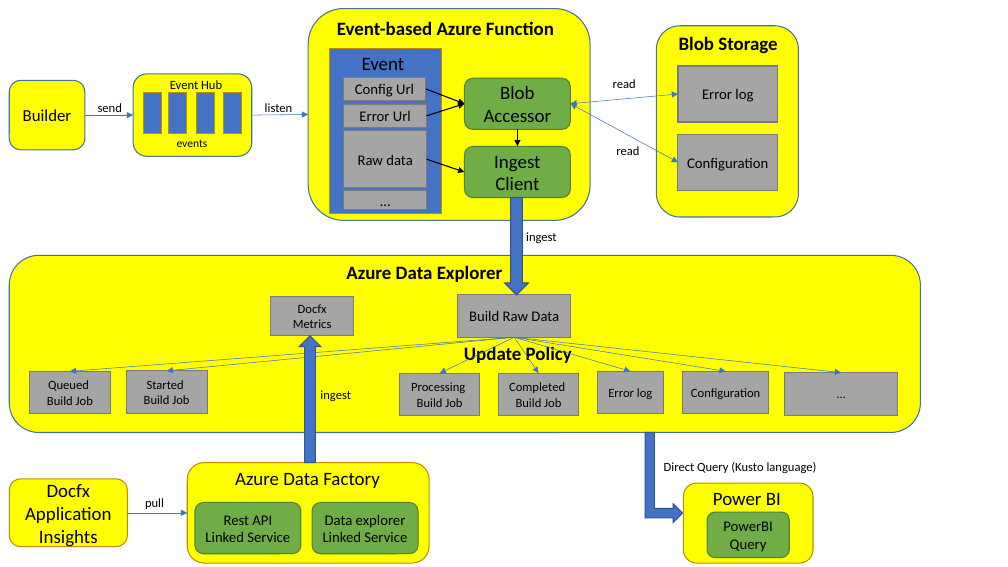
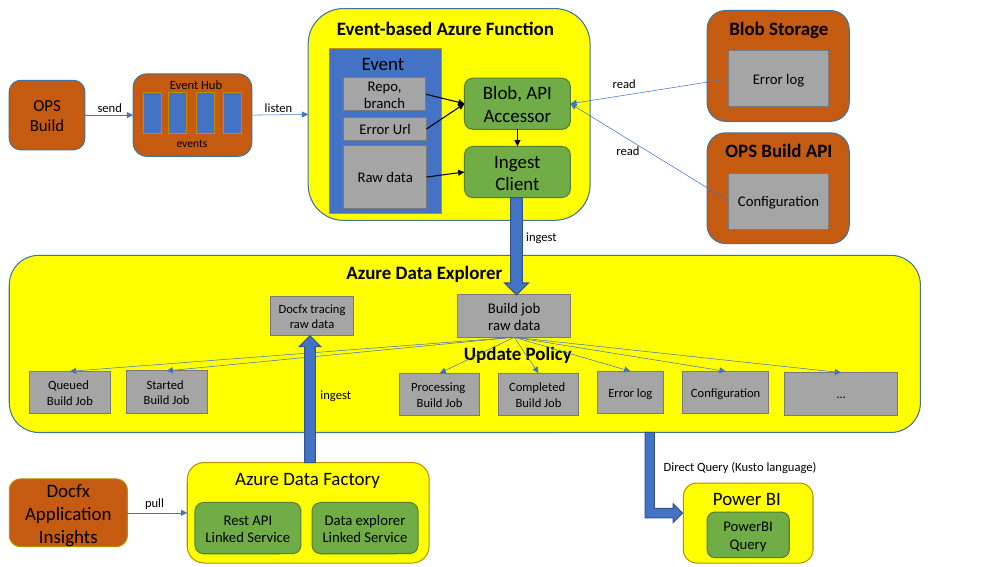
Before and after one commit to smartczh/gourp-report-files, a slide deck: slide 1 of Materials/Presentation1.pptx. Drawn at 1008x567 pixels with LibreOffice and Linux fonts; fonts in the diff are those of the drawing. Boxes give left, top, right and bottom in pixels: in the first picture for what was removed or moved away, otherwise in the second. Text is boxed around its words. In the diff, an @@ line names an element or a change of style, - is before the commit and + after.

Commit message:
modify ppt

```diff
--- a/Materials/Presentation1.pptx
+++ b/Materials/Presentation1.pptx
@@ fill #FFFF00 to #C55A11 in 4 elements at box(9, 479, 127, 547), box(133, 74, 252, 157), box(9, 80, 85, 150), box(707, 11, 849, 122) @@
@@ rounded rectangle: place and size @@
-rounded rectangle at box(656, 26, 799, 217)
+rounded rectangle at box(707, 11, 849, 122)
@@ text "Blob Storage": place and size @@
-text "Blob Storage" at box(679, 36, 777, 54)
+text "Blob Storage" at box(729, 21, 828, 38)
@@ rectangle "Error log": place and size @@
-rectangle "Error log" at box(678, 66, 778, 122)
+rectangle "Error log" at box(729, 51, 829, 107)
@@ rectangle "Repo, branch": place and size @@
-rectangle "Repo, branch" at box(343, 78, 426, 101)
+rectangle "Repo, branch" at box(343, 78, 426, 111)
@@ text in rectangle at box(364, 81, 405, 113): text changed @@
-Config Url
+Repo, branch
@@ text in rounded rectangle at box(483, 86, 551, 101): text changed @@
-Blob
+Blob, API
@@ double arrow moved from (571, 104) - (678, 94) to (729, 79) - (571, 104) @@
@@ double arrow (729, 79) - (571, 104): double arrow to arrow @@
@@ text in rounded rectangle at box(30, 100, 64, 131): text changed @@
-Builder
+OPS Build
@@ rectangle "Error Url": place and size @@
-rectangle "Error Url" at box(344, 104, 426, 127)
+rectangle "Error Url" at box(344, 117, 426, 140)
@@ arrow moved from (426, 89) - (464, 104) to (426, 95) - (464, 104) @@
@@ arrow moved from (426, 116) - (464, 104) to (426, 129) - (464, 104) @@
@@ double arrow moved from (571, 104) - (678, 163) to (729, 201) - (571, 104) @@
@@ double arrow (729, 201) - (571, 104): double arrow to arrow @@
@@ rectangle "Raw data": place and size @@
-rectangle "Raw data" at box(344, 131, 426, 188)
+rectangle "Raw data" at box(344, 146, 426, 208)
@@ rounded rectangle added at box(707, 133, 849, 244), fill #C55A11, outline #43739E 1 pt @@
@@ text added at box(725, 143, 833, 157), 18 pt, text #000000, bold @@
+OPS Build API
@@ arrow moved from (426, 160) - (464, 172) to (426, 177) - (464, 172) @@
@@ rectangle "Configuration": place and size @@
-rectangle "Configuration" at box(678, 135, 778, 191)
+rectangle "Configuration" at box(729, 173, 829, 229)
@@ rectangle removed at box(344, 191, 426, 209) @@
-…
@@ text in rectangle at box(279, 304, 345, 328): text changed @@
-Docfx
-Metrics
+Docfx tracing
+raw data
@@ text in rectangle at box(488, 303, 540, 330): text changed @@
-Build Raw Data
+Build job
+raw data
```
